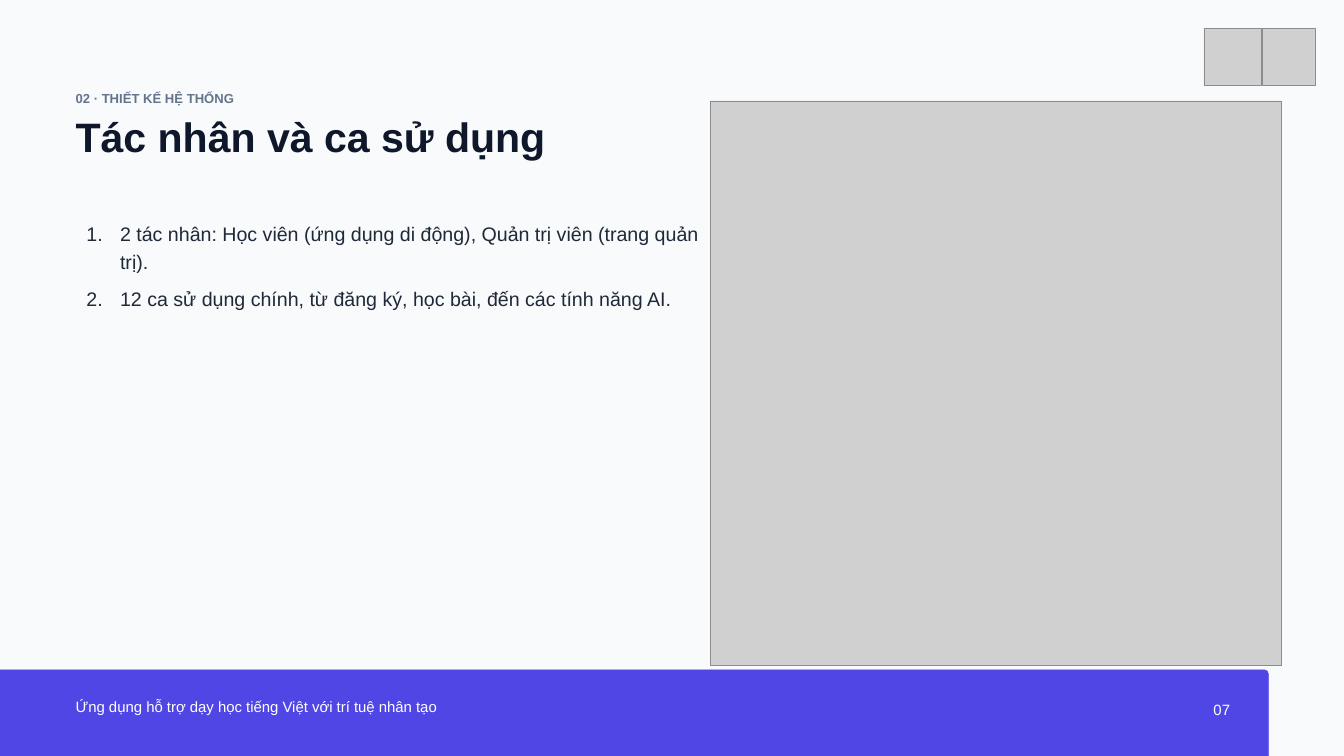
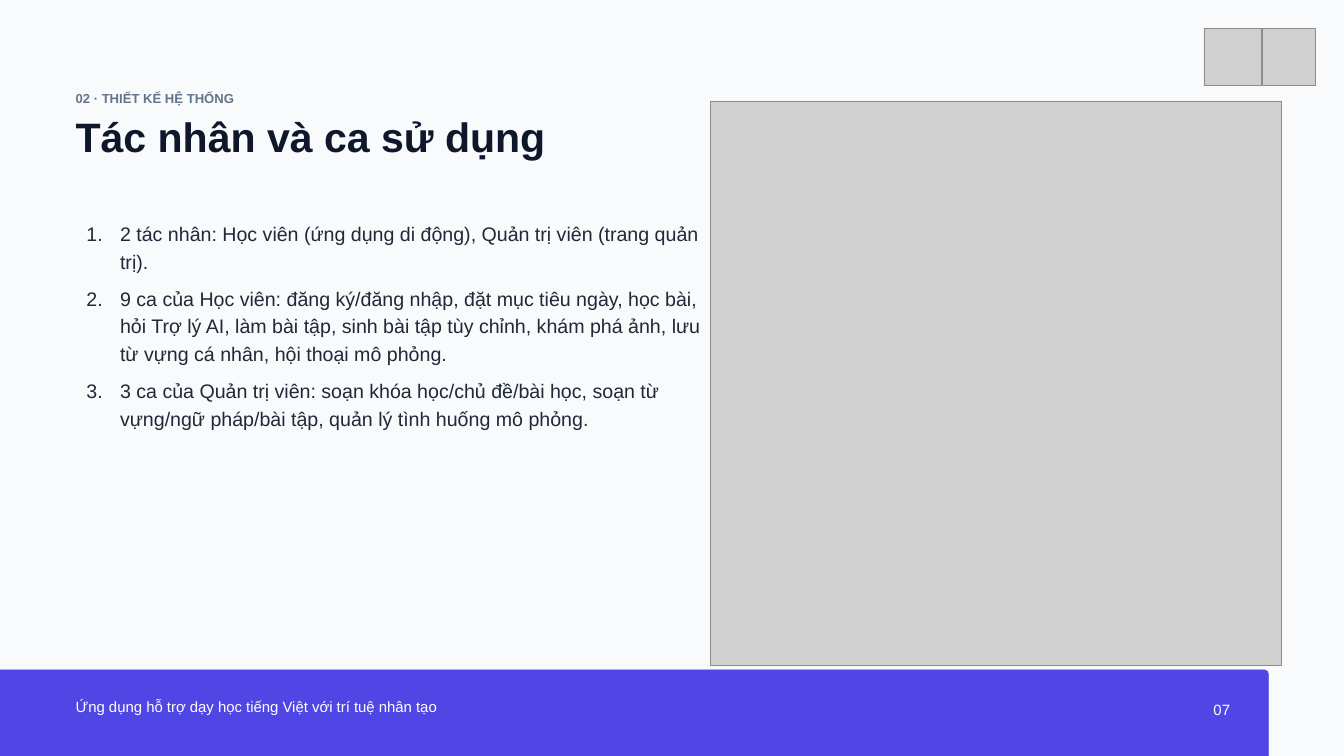
Before and after one commit to PhuVinhAI/LinVNix, a slide deck: slide 7 of BaoCao/kl-da22ttc-nguyenhuynhphuvinh-110122203-linvnix.pptx. Drawn at 1344x756 pixels with LibreOffice and Linux fonts; fonts in the diff are those of the drawing; grey boxes stand for pictures. Boxes give left, top, right and bottom in pixels: in the first picture for what was removed or moved away, otherwise in the second. Text is boxed around its words. In the diff, an @@ line names an element or a change of style, - is before the commit and + after.

```diff
--- a/BaoCao/kl-da22ttc-nguyenhuynhphuvinh-110122203-linvnix.pptx
+++ b/BaoCao/kl-da22ttc-nguyenhuynhphuvinh-110122203-linvnix.pptx
@@ text at <box>86,291,700,430</box>: text changed @@
-2. 12 ca sử dụng chính, từ đăng ký, học bài, đến các tính năng AI.
+2. 9 ca của Học viên: đăng ký/đăng nhập, đặt mục tiêu ngày, học bài, hỏi Trợ lý AI, làm bài tập, sinh bài tập tùy chỉnh, khám phá ảnh, lưu từ vựng cá nhân, hội thoại mô phỏng.
+3. 3 ca của Quản trị viên: soạn khóa học/chủ đề/bài học, soạn từ vựng/ngữ pháp/bài tập, quản lý tình huống mô phỏng.
```
Also in this commit, not shown: 9 other slides changed.
